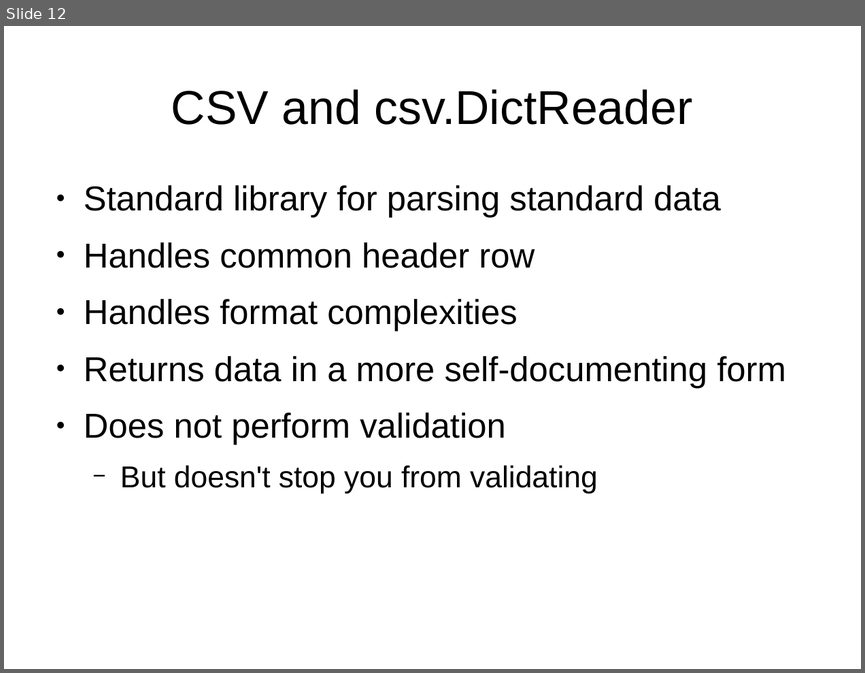
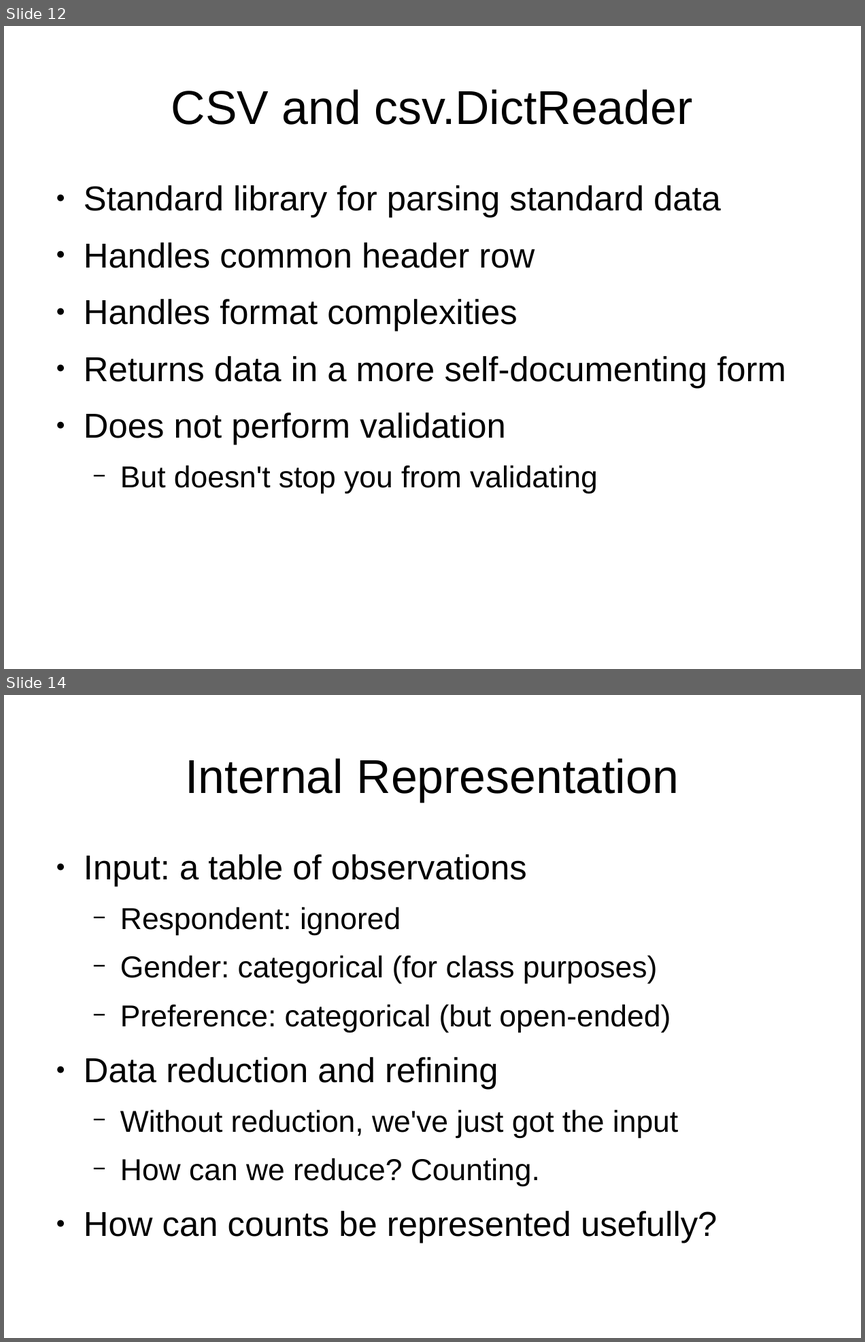
Before and after one commit to mwartell/gdi-ct, a slide deck: gdi-py102.odp. Shown one above the other, each under a label of ours: slide 12 before the commit, slides 12 and 14 after it; the slides between them are not shown. The pictures are 865x673 and 865x1342 pixels, drawn with LibreOffice and Linux fonts; fonts in the diff are those of the drawing. Boxes give left, top, right and bottom in pixels: in the first picture for what was removed or moved away, otherwise in the second. Text is boxed around its words. In the diff, an @@ line names an element or a change of style, - is before the commit and + after.

```diff
--- a/gdi-py102.odp
+++ b/gdi-py102.odp
@@ slide 14 added at [4,695,861,1338], background #FFFFFF @@
@@ title added at [186,758,679,802], 44 pt, text #000000 @@
+Internal Representation
@@ text added at [84,854,717,1243], 28 pt, text #000000 @@
+● Input: a table of observations
+  − Respondent: ignored
+  − Gender: categorical (for class purposes)
+  − Preference: categorical (but open-ended)
+● Data reduction and refining
+  − Without reduction, we've just got the input
+  − How can we reduce? Counting.
+● How can counts be represented usefully?
```
Also in this commit, not shown: 1 slide changed, 5 other slides added, 1 other file.
